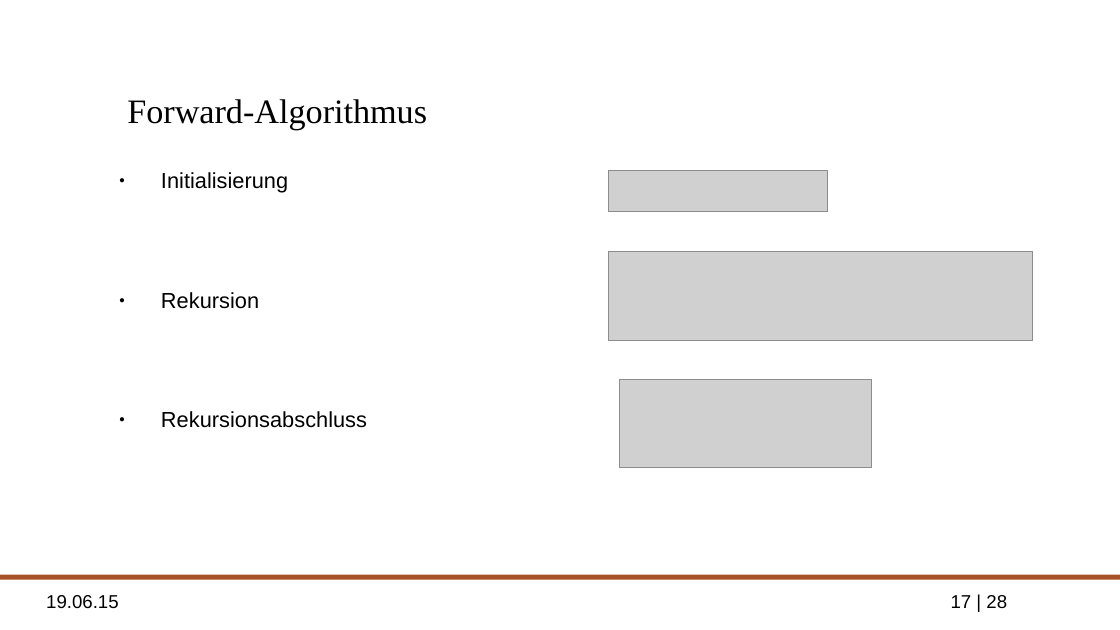
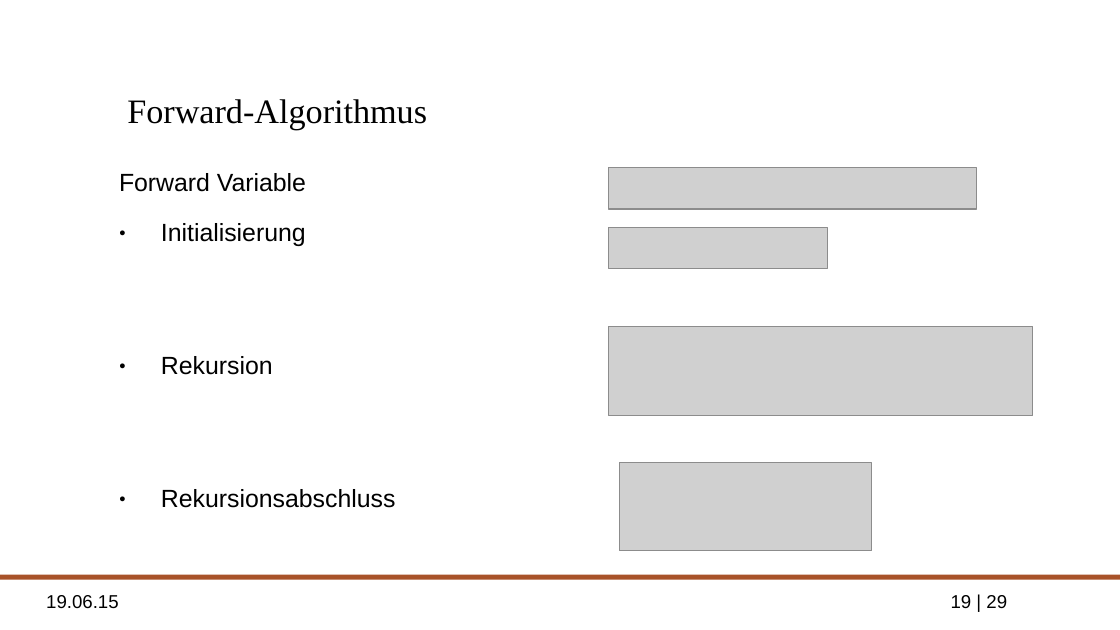
Before and after one commit to ppasler/Formale-Methoden-HMM, a slide deck: slide 19 of presentation/hidden_markov_pasler.odp (slide 17 before the commit). Drawn at 1120x630 pixels with LibreOffice and Linux fonts; fonts in the diff are those of the drawing; grey boxes stand for pictures; background and template pictures are left out. Boxes give left, top, right and bottom in pixels: in the first picture for what was removed or moved away, otherwise in the second. Text is boxed around its words. In the diff, an @@ line names an element or a change of style, - is before the commit and + after.

```diff
--- a/presentation/hidden_markov_pasler.odp
+++ b/presentation/hidden_markov_pasler.odp
@@ text at [119,173,306,192]: paragraph added @@
+Forward Variable
@@ picture: place and size @@
-picture at [608,170,827,212]
+picture at [608,168,977,209]
@@ text at [161,223,396,508]: size 14 to 16 pt in "Initialisierung", "Rekursion", "Rekursionsabschluss" @@
@@ picture added at [608,227,827,269] @@
@@ picture: place and size @@
-picture at [608,251,1033,340]
+picture at [608,326,1033,416]
@@ picture: place and size @@
-picture at [619,380,872,468]
+picture at [619,463,872,551]
@@ page number at [951,595,1007,608]: text changed @@
-17 | 28
+19 | 29
```
Also in this commit, not shown: 11 other slides changed, 4 slides added, 3 slides removed, 2 other files.
